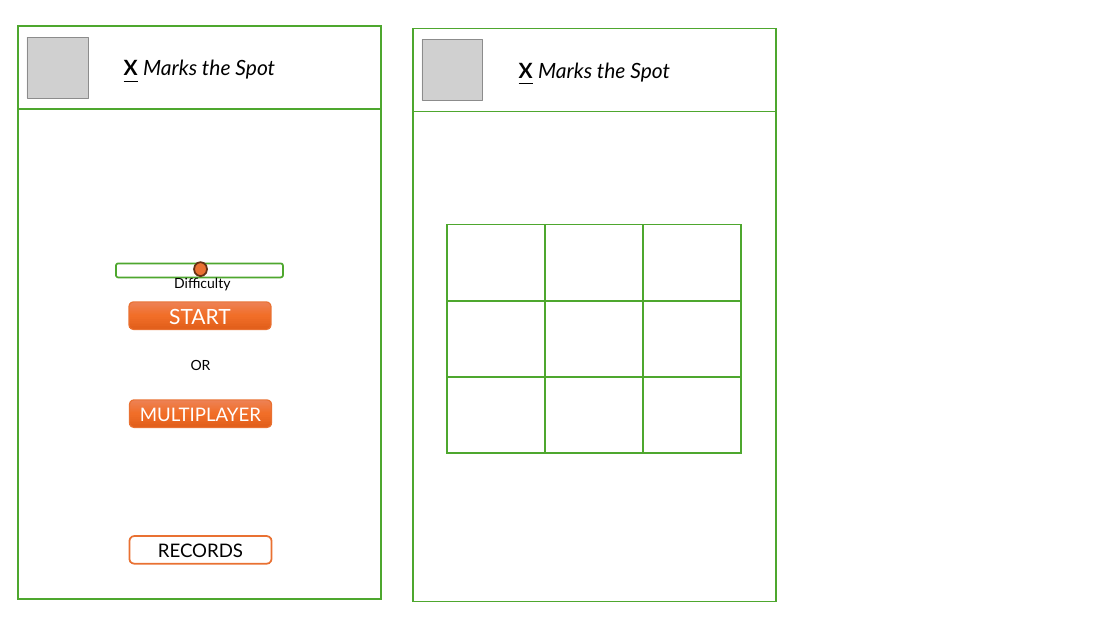
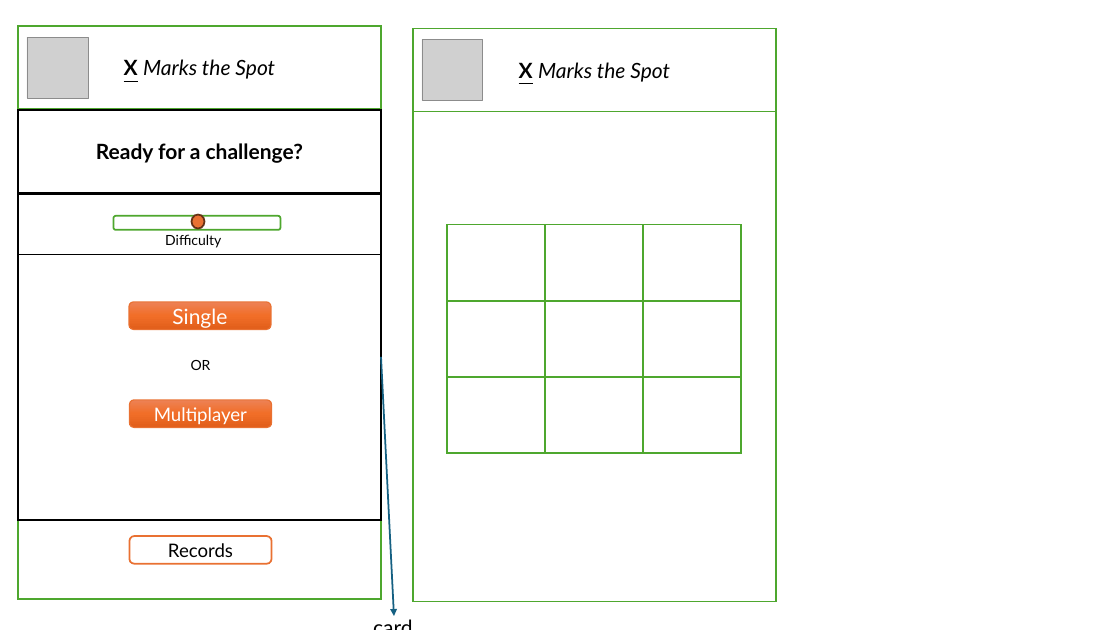
Before and after one commit to vaibhav191/TicTacToe, a slide deck: slide 1 of wireframe.pptx. Drawn at 1120x630 pixels with LibreOffice and Linux fonts; fonts in the diff are those of the drawing; grey boxes stand for pictures. Boxes give left, top, right and bottom in pixels: in the first picture for what was removed or moved away, otherwise in the second. Text is boxed around its words. In the diff, an @@ line names an element or a change of style, - is before the commit and + after.

```diff
--- a/wireframe.pptx
+++ b/wireframe.pptx
@@ rectangle added at <box>18,110,381,193</box>, fill #FFFFFF, outline #000000 1.5 pt, 18 pt, text #000000, bold @@
+Ready for a challenge?
@@ rectangle added at <box>18,194,381,521</box>, fill #FFFFFF, outline #000000 1.5 pt @@
@@ rectangle added at <box>18,194,381,255</box>, fill #FFFFFF, outline #000000 1.5 pt @@
@@ rounded rectangle: place and size @@
-rounded rectangle at <box>116,264,283,278</box>
+rounded rectangle at <box>113,216,281,230</box>
@@ text "Difficulty": place and size @@
-text "Difficulty" at <box>174,276,230,291</box>
+text "Difficulty" at <box>165,234,221,248</box>
@@ ellipse: place and size @@
-ellipse at <box>194,262,207,276</box>
+ellipse at <box>192,214,204,229</box>
@@ text in rounded rectangle at <box>172,308,227,328</box>: text changed @@
-START
+Single
@@ arrow added from (381, 357) to (394, 616), #156082 1.5 pt @@
@@ text in rounded rectangle at <box>154,407,247,424</box>: text changed @@
-MULTIPLAYER
+Multiplayer
@@ text in rounded rectangle at <box>168,543,233,557</box>: text changed @@
-RECORDS
+Records
@@ text added at <box>365,610,423,630</box>, 18 pt, text #000000 @@
+card
```
Also in this commit, not shown: 2 other files.
